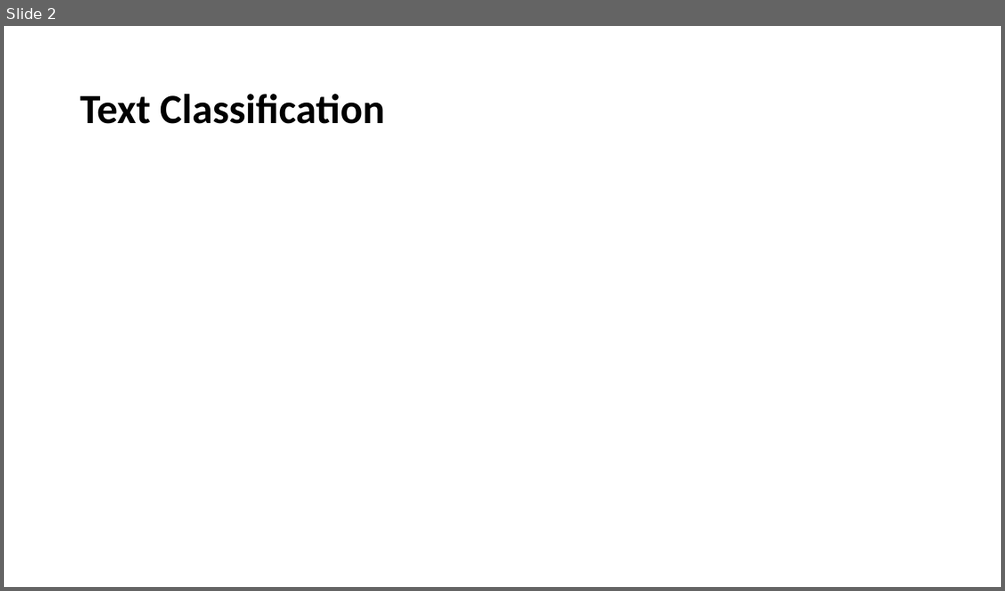
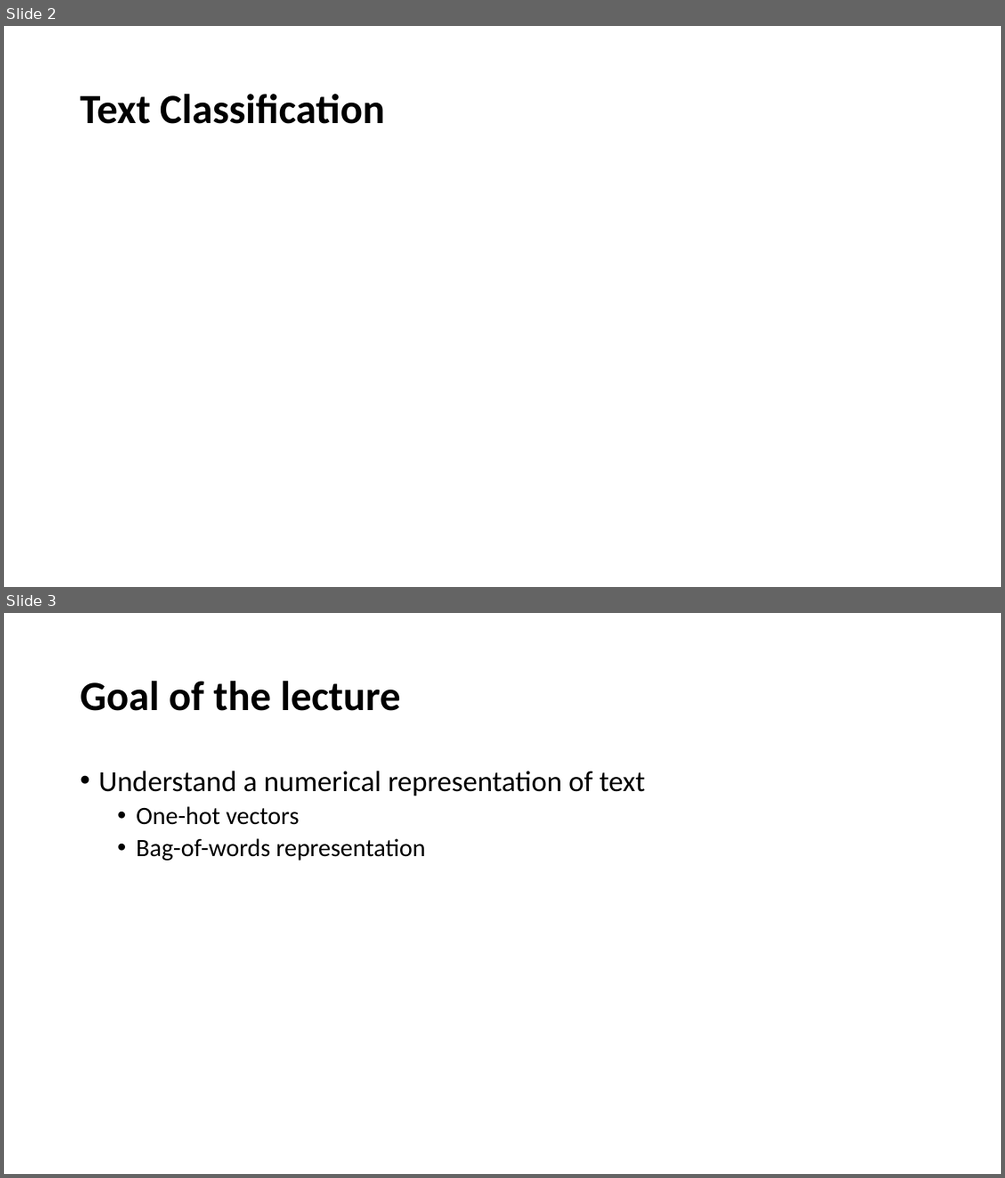
Before and after one commit to YeabinMoonEcon/BUS211, a slide deck: BUS243_NLP/lecture_notes/Lecture2.pptx. Shown one above the other, each under a label of ours: slide 2 before the commit, slides 2 and 3 after it. The pictures are 1005x591 and 1005x1178 pixels, drawn with LibreOffice and Linux fonts; fonts in the diff are those of the drawing; grey boxes stand for pictures. Boxes give left, top, right and bottom in pixels: in the first picture for what was removed or moved away, otherwise in the second. Text is boxed around its words. In the diff, an @@ line names an element or a change of style, - is before the commit and + after.

```diff
--- a/BUS243_NLP/lecture_notes/Lecture2.pptx
+++ b/BUS243_NLP/lecture_notes/Lecture2.pptx
@@ slide 3 added at (4,613,1001,1174), background #FFFFFF @@
@@ title added at (80,681,401,711), 40 pt, text #000000, bold @@
+Goal of the lecture
@@ text added at (98,771,645,860), 28 pt, text #000000 @@
+• Understand a numerical representation of text
+  • One-hot vectors
+  • Bag-of-words representation
```
Also in this commit, not shown: 1 slide changed, 8 other slides added, 1 other file.
